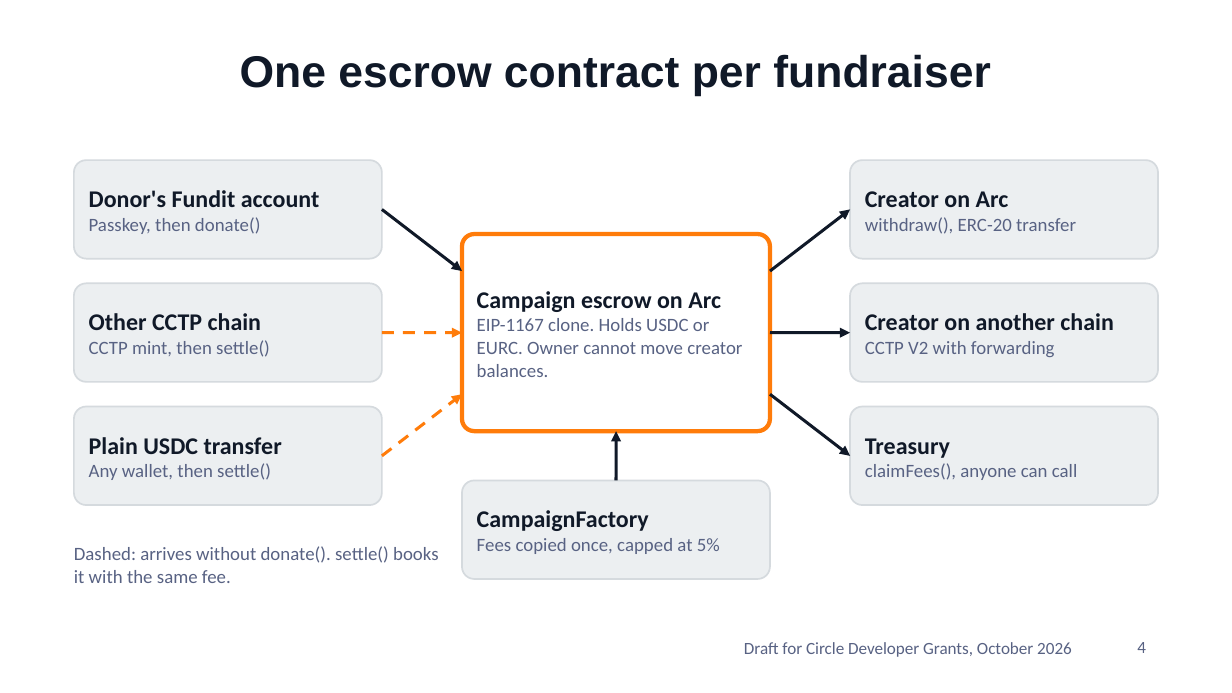
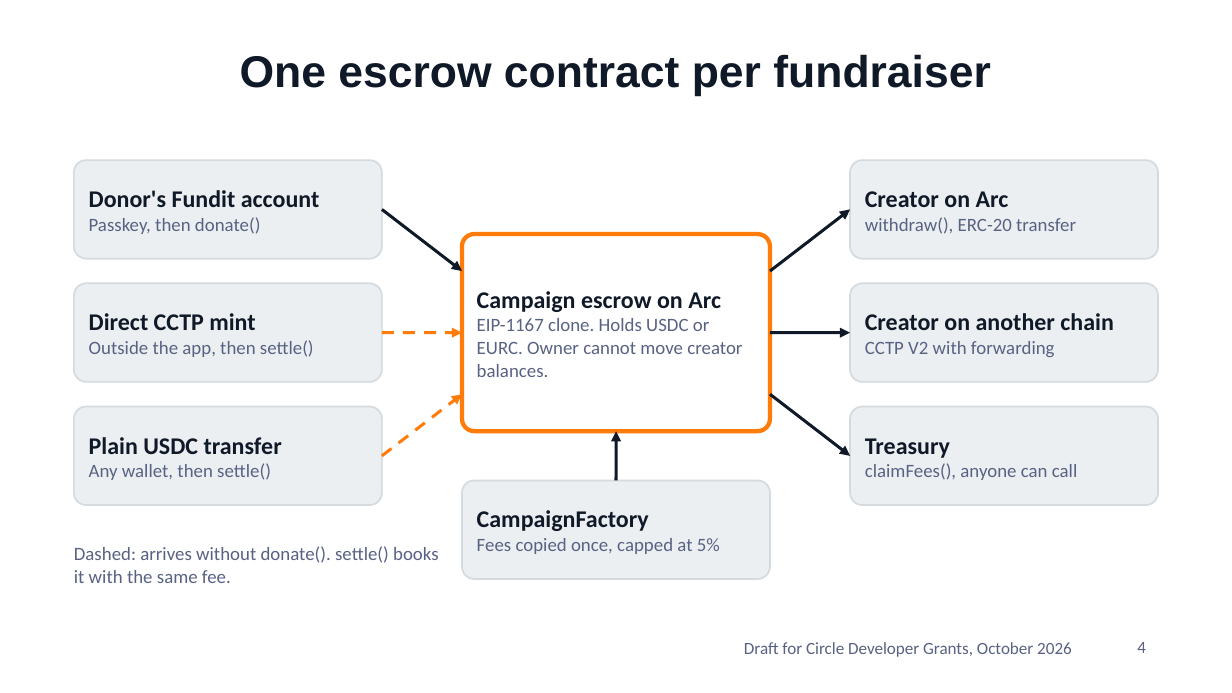
Before and after one commit to xanderslabs/Fundit, a slide deck: slide 4 of docs/fundit-pitch-deck.pptx. Drawn at 1232x693 pixels with LibreOffice and Linux fonts; fonts in the diff are those of the drawing; background and template pictures are left out. Boxes give left, top, right and bottom in pixels: in the first picture for what was removed or moved away, otherwise in the second. Text is boxed around its words. In the diff, an @@ line names an element or a change of style, - is before the commit and + after.

```diff
--- a/docs/fundit-pitch-deck.pptx
+++ b/docs/fundit-pitch-deck.pptx
@@ text at [89, 313, 314, 357]: text changed @@
-Other CCTP chain
-CCTP mint, then settle()
+Direct CCTP mint
+Outside the app, then settle()
```
Also in this commit, not shown: 3 other slides changed, 5 other files.
